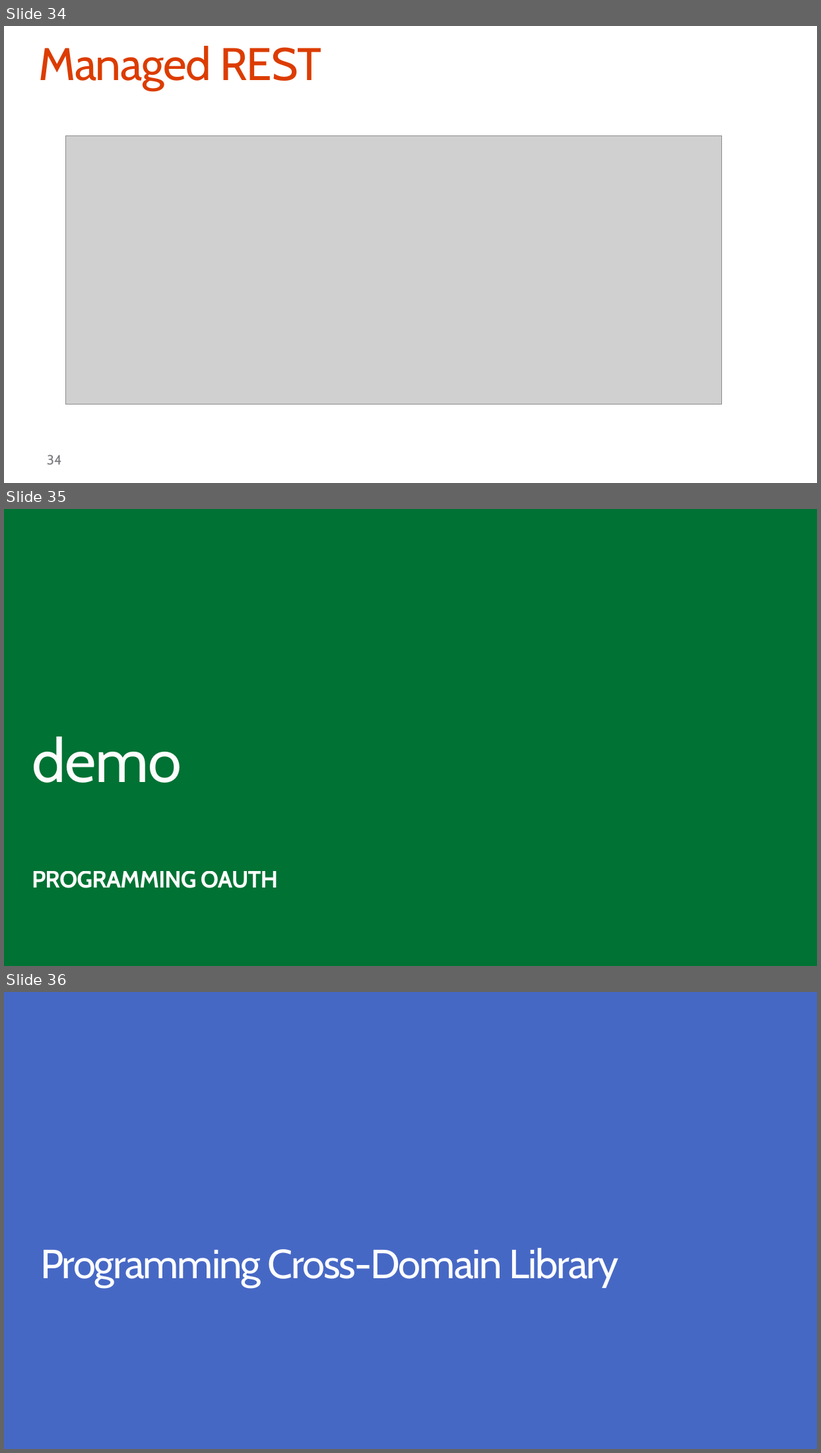
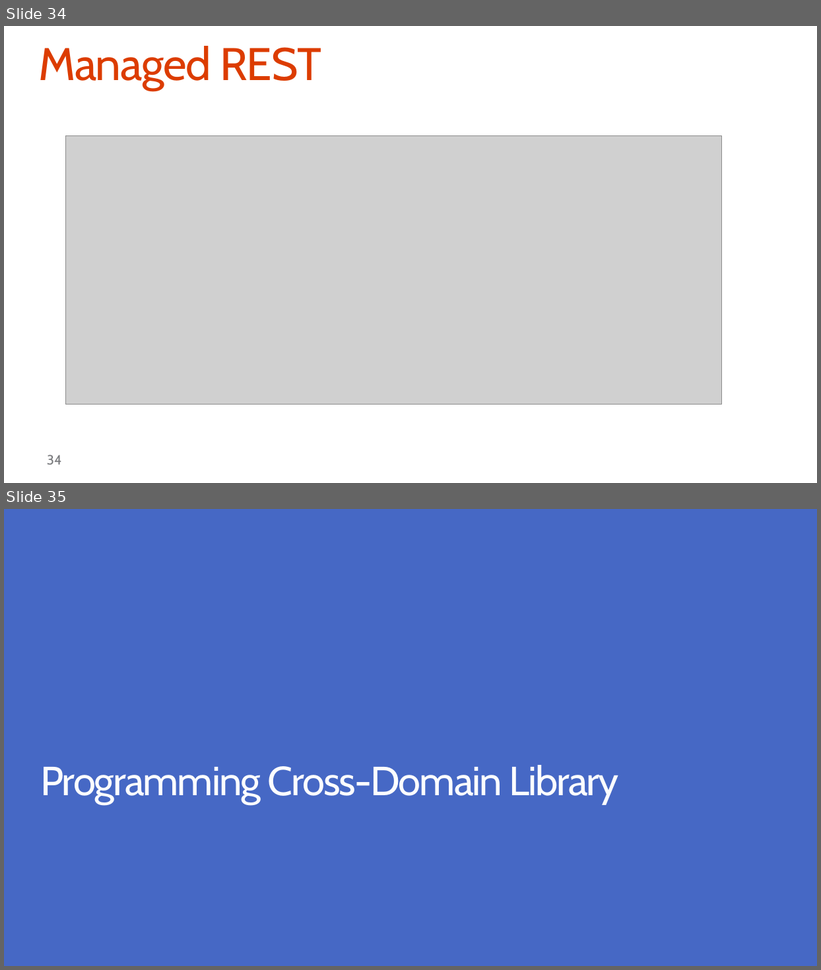
Before and after one commit to stinethebean/DevCampTraining, a slide deck: 03.Hook into Apps for SharePoint/Hook into Apps for SharePoint.pptx. Shown one above the other, each under a label of ours: slides 34, 35 and 36 before the commit, slides 34 and 35 after it. The pictures are 821x1453 and 821x970 pixels, drawn with LibreOffice and Linux fonts; fonts in the diff are those of the drawing; grey boxes stand for pictures; background and template pictures are left out. Boxes give left, top, right and bottom in pixels: in the first picture for what was removed or moved away, otherwise in the second. Text is boxed around its words. In the diff, an @@ line names an element or a change of style, - is before the commit and + after.

```diff
--- a/03.Hook into Apps for SharePoint/Hook into Apps for SharePoint.pptx
+++ b/03.Hook into Apps for SharePoint/Hook into Apps for SharePoint.pptx
@@ slide 35 removed at (4, 509, 817, 966), background #007233 @@
@@ text removed at (32, 737, 182, 783) @@
-demo
@@ subtitle removed at (32, 871, 278, 889) @@
-PROGRAMMING OAUTH
@@ what was slide 36 is now slide 35 @@
```
Also in this commit, not shown: 1 slide changed, 1 other slide removed, 1 other file.
